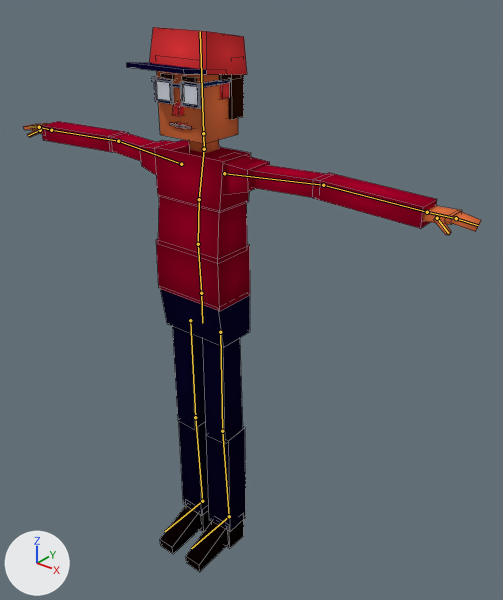
One commit to the Blender file Assets/AA2793/AA2793_Models/CubicCharacter_pipo_rigging_addedBonesIKConstraintsSkinningShapeKeysBoneGroups.blend: the scene before it, then after it.
One viewpoint serves both versions: a 50 mm camera at (1.42, -1.527, 2.018) aimed at (0.108, 0.113, 1.0). Every picture has the same lights, and +X, +Y and +Z are marked at lower left. The bones that bend it are drawn over the model as lines. Mesh edges are drawn as thin lines.

In view in the first picture: 'char_pipo'.
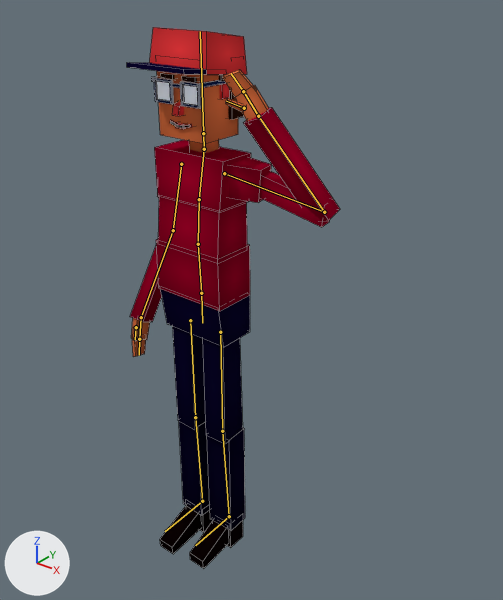
The newer file adds an action. The first version stands in its rest pose; the second is drawn at frame 60 of the action 'HandWave'.

The change in detail:
Bone 'rig_pipo_hand_IK_L' (bone_rig_pipo_hand_ik_l) moves from (0.0, 0.0, 0.0) to (0.04, -0.489, 0.178).
Bone 'rig_pipo_hand_IK_L' (bone_rig_pipo_hand_ik_l) turns from (0, 0, 0) to (86, 32, -66) degrees about its own x, y and z.
Bone 'rig_pipo_leg_bottom_L' (bone_rig_pipo_leg_bottom_l) is rescaled from (1.0, 1.0, 1.0) to (1.0, 1.0, 0.9).
Bone 'rig_pipo_elbow_L' (bone_rig_pipo_elbow_l) moves from (0.0, 0.0, 0.0) to (0.175, -0.748, -0.284).
Bone 'rig_pipo_elbow_R' (bone_rig_pipo_elbow_r) moves from (0.0, 0.0, 0.0) to (-0.13, -0.219, 0.231).
Bone 'rig_pipo_hand_IK_R' (bone_rig_pipo_hand_ik_r) moves from (0.0, 0.0, 0.0) to (-0.094, -0.503, -0.567).
Bone 'rig_pipo_hand_IK_R' (bone_rig_pipo_hand_ik_r) turns from (0, 0, 0) to (-105, 28, 1) degrees about its own x, y and z.

Where the change shows, as pixel boxes (x1, y1, x2, y2) in the pictures (503 x 600 px):
'char_pipo', posed (53% narrower)
    before: (23, 27, 481, 572)
    after: (127, 27, 340, 568)
